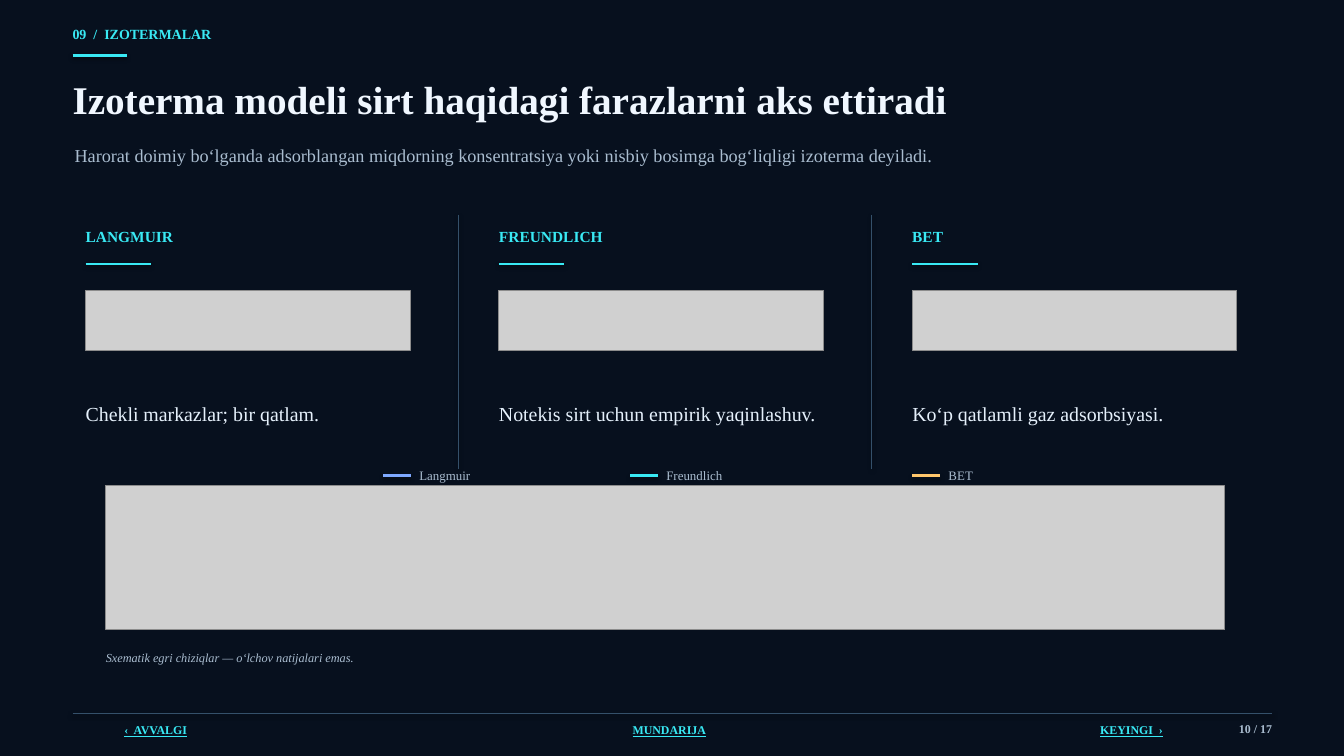
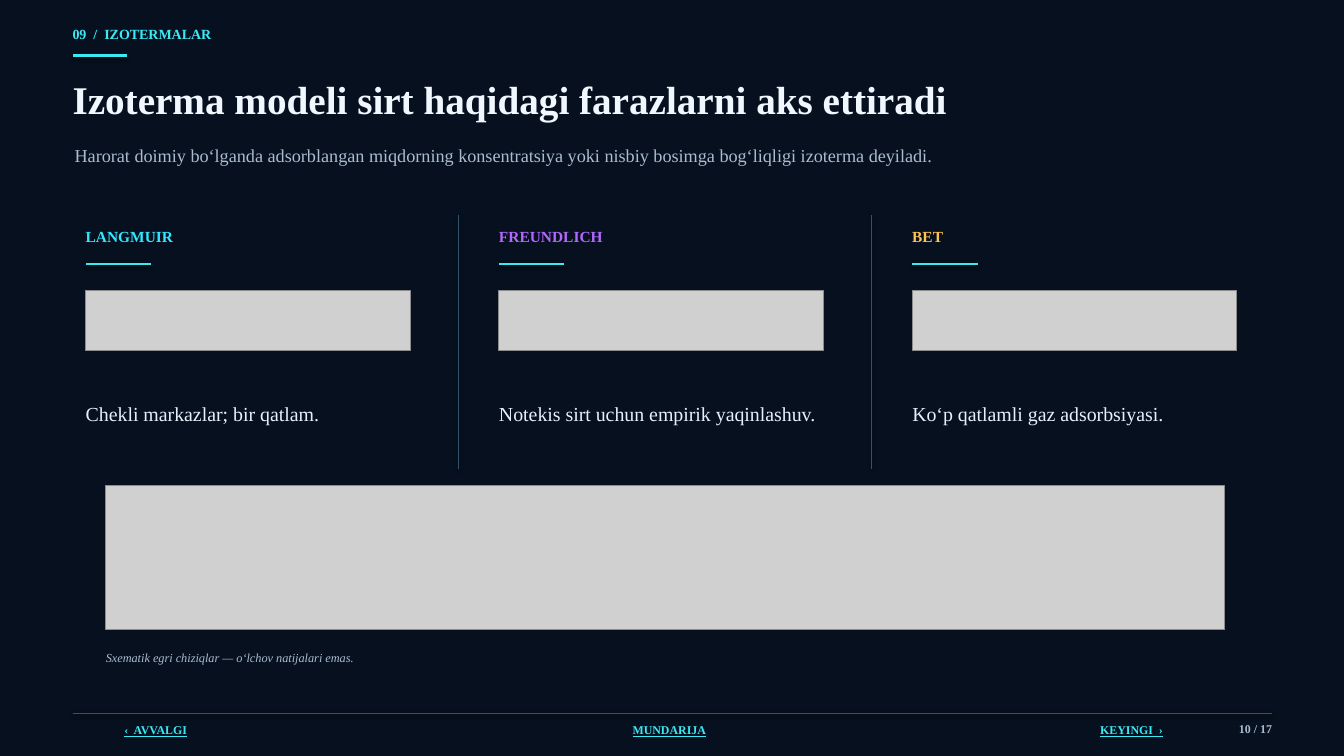
Before and after one commit to jabborovd18-collab/taqdimot-fayllari, a slide deck: slide 10 of sirt_hodisalari_adsorbsiya_ilmi.pptx. Drawn at 1344x756 pixels with LibreOffice and Linux fonts; fonts in the diff are those of the drawing; grey boxes stand for pictures; background and template pictures are left out. Boxes give left, top, right and bottom in pixels: in the first picture for what was removed or moved away, otherwise in the second. Text is boxed around its words. In the diff, an @@ line names an element or a change of style, - is before the commit and + after.

```diff
--- a/sirt_hodisalari_adsorbsiya_ilmi.pptx
+++ b/sirt_hodisalari_adsorbsiya_ilmi.pptx
@@ text "FREUNDLICH" at [499, 232, 603, 242]: text colour #39E9F4 to #B168FF @@
@@ text "BET" at [912, 232, 943, 242]: text colour #39E9F4 to #FFC252 @@
@@ line removed from (383, 476) to (411, 476) @@
@@ text removed at [419, 471, 470, 483] @@
-Langmuir
@@ line removed from (630, 476) to (658, 476) @@
@@ text removed at [666, 471, 722, 480] @@
-Freundlich
@@ line removed from (912, 476) to (941, 476) @@
@@ text removed at [948, 471, 972, 480] @@
-BET
```
Also in this commit, not shown: 6 other slides changed.
